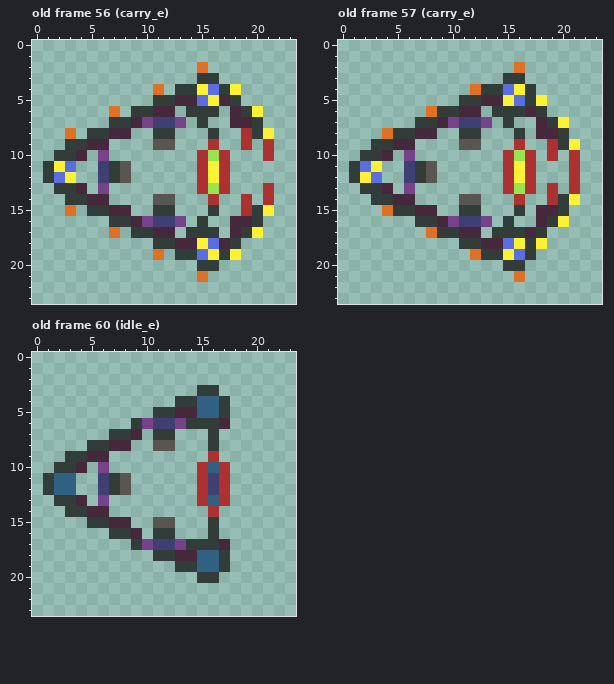
One commit to this pixel-art file: rawAssets/scrapper.ase. Above: the version before the commit.
24x24 pixels, 60 frames. Shown: old frame 56 (carry_e), old frame 57 (carry_e), old frame 60 (idle_e). The commit also changed other frames, which this record leaves out.
Once edited:
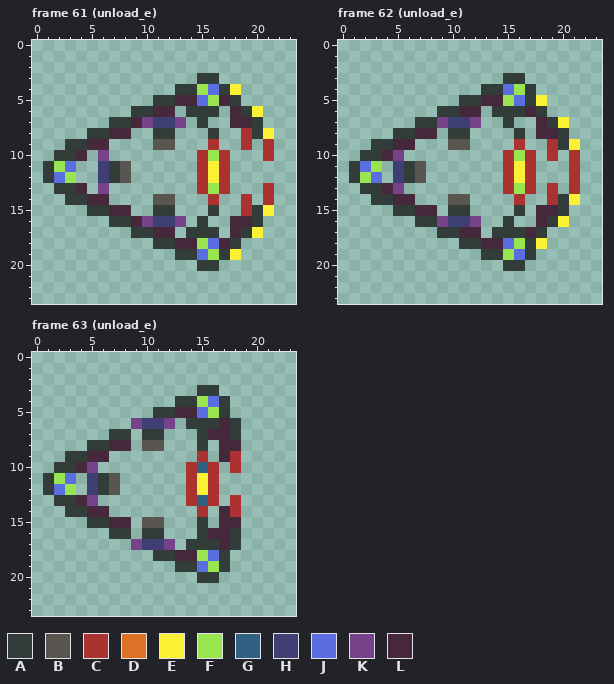
Palette (. is transparent): A #323c39  B #595652  C #ac3232  D #df7126  E #fbf236  F #99e550  G #306082  H #3f3f74  J #5b6ee1  K #76428a  L #45283c
A new or re-ordered frame is compared with the old frame closest to it.
The commit says: scrapper: unload animation integrated
The exact change:
frames 60 -> 80
Frame 61 (unload_e) is new; against old frame 56 (carry_e), layer "fg":
y 2: x 15 D -> .
y 4: x 11 D -> .; x 15 E -> F
y 5: x 16 E -> F
y 6: x 7 D -> .
y 8: x 3 D -> .
y 11: x 2 E -> F
y 12: x 3 E -> F
y 15: x 3 D -> .
y 17: x 7 D -> .
y 18: x 15 E -> F
y 19: x 11 D -> .; x 16 E -> F
y 21: x 15 D -> .
Frame 62 (unload_e) is new; against old frame 57 (carry_e), layer "fg":
y 2: x 16 D -> .
y 4: x 12 D -> .; x 16 E -> F
y 5: x 15 E -> F
y 6: x 8 D -> .
y 7: x 9..10 LK -> KH; x 12..13 HK -> K.
y 8: x 4 D -> .; x 10 . -> A; x 12 A -> .
y 9: x 10 . -> B; x 12 B -> .
y 10: x 5..6 .K -> K.
y 11: x 3 E -> F; x 5..8 .HAB -> HAB.
y 12: x 2 E -> F; x 5..8 .HAB -> HAB.
y 13: x 5..6 .K -> K.
y 14: x 10 . -> B; x 12 B -> .
y 15: x 4 D -> .; x 10 . -> A; x 12 A -> .
y 16: x 9..10 LK -> KH; x 12..13 HK -> K.
y 17: x 8 D -> .
y 18: x 16 E -> F
y 19: x 12 D -> .; x 15 E -> F
y 21: x 16 D -> .
Frame 63 (unload_e) is new; against old frame 60 (idle_e), layer "fg":
y 4: x 15..16 GG -> FJ
y 5: x 15..16 GG -> JF
y 6: x 9..10 AK -> KH; x 12..13 HK -> K.; x 18 . -> A
y 7: x 9..10 L. -> .A; x 12 A -> .; x 15..18 .A.. -> ALLA
y 8: x 10 . -> B; x 12 B -> .; x 15..18 .A.. -> A.LL
y 9: x 15..18 .C.. -> C.LC
y 10: x 5..6 .K -> K.; x 14..18 .CGC. -> CGC.C
y 11: x 2..3 GG -> FJ; x 5..8 .HAB -> HAB.; x 14..17 .CHC -> CEC.
y 12: x 2..3 GG -> JF; x 5..8 .HAB -> HAB.; x 14..17 .CHC -> CEC.
y 13: x 5..6 .K -> K.; x 14..18 .CGC. -> CGC.C
y 14: x 15..18 .C.. -> C.LC
y 15: x 10 . -> B; x 12 B -> .; x 15..18 .A.. -> A.LL
y 16: x 9..10 L. -> .A; x 12 A -> .; x 15..18 .A.. -> ALLA
y 17: x 9..10 AK -> KH; x 12..13 HK -> K.; x 18 . -> A
y 18: x 15..16 GG -> FJ
y 19: x 15..16 GG -> JF
